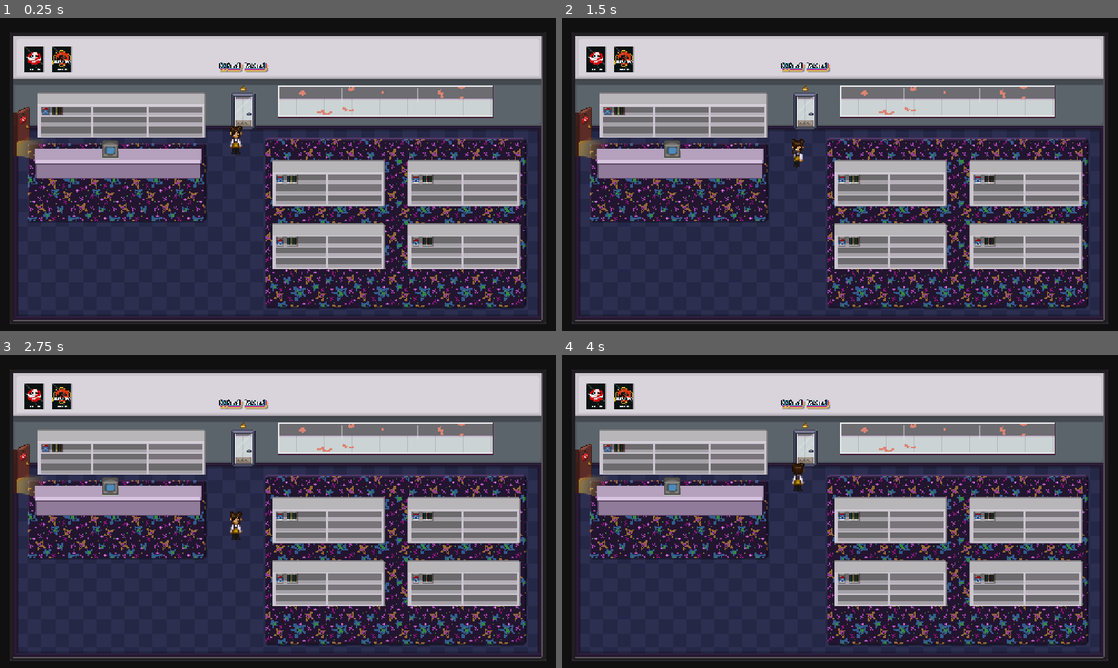
Above: before the commit, frames 1-4 (two rows, left to right).
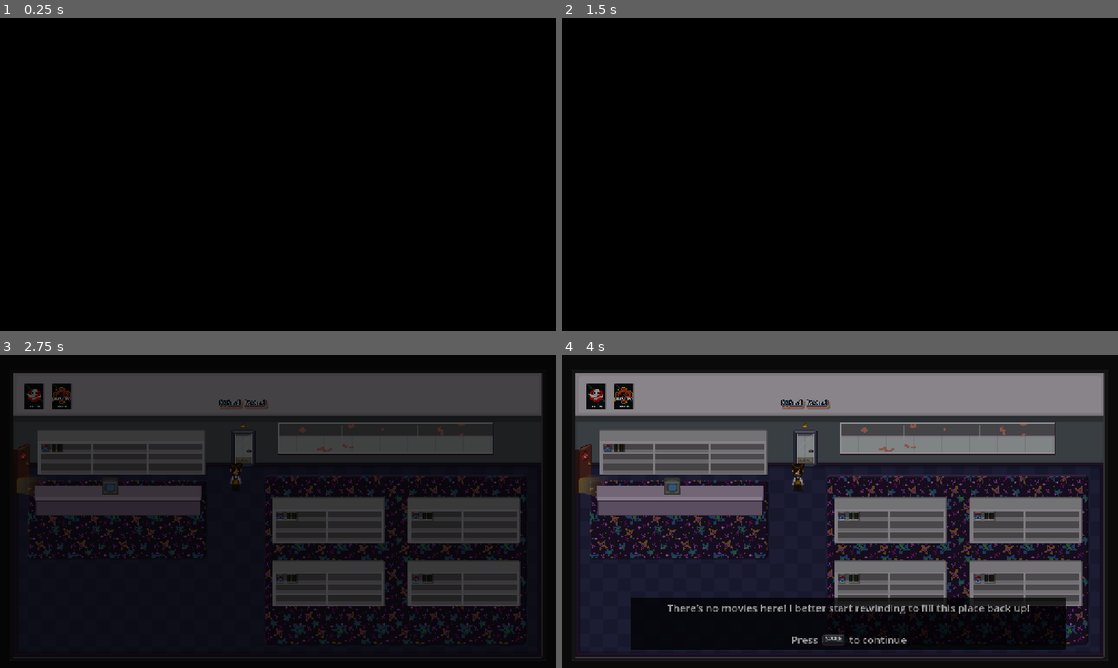
Above: after the commit, the same moments.

Repository: Sleeping-Robot-Games/video-planet
Game: Godot game, scene res://storefront/storefront.tscn
The game is run twice, just before and just after one commit, with the same random seed, the same clock (stepped at 60 frames per second) and the same inputs. This scene is started directly instead of the project's main scene.
Inputs:
- Up to frame 1 (0.25 s): no input
- Up to frame 2 (1.5 s): tap Enter (rewind) at 0.5 s; hold Right (dial_right) 0.53-1.28 s; tap 1 (1) at 0.6 s; tap 2 (2) at 0.8, 1.35 s; hold S (walk_down) from 1.28 s (still down)
- Up to frame 3 (2.75 s): tap 3 (3) at 1.55, 2.1 s; release S (walk_down) at 2.03 s; hold Right (dial_right) from 2.03 s (still down); tap 4 (4) at 2.3 s
- Up to frame 4 (4 s): tap Space (hit) at 2.75 s; release Right (dial_right) at 2.78 s; hold W (walk_up) 2.78-3.53 s; tap 4 (4) at 2.85 s; tap 5 (5) at 3.05, 3.6 s; hold Left (dial_left) from 3.53 s (still down); hold E (interact) from 3.53 s (still down)

The runs differ from the first frame. In frame 1, 89% of the frame differs, in the area x 1-99%, y 4-98%; in frame 2, 89%; in frame 3, 86%; in frame 4, 72%.

Commit message:
scaffold opening dialogue

Diff:
--- a/audio/audio.gd
+++ b/audio/audio.gd
@@ -95,9 +95,20 @@
 		sfx_player.bus = sfx_bus_lookup[track_name]
 	else:
 		sfx_player.bus = 'Master'
+	return sfx_player
 
 func play_random_sfx(track_name, parent = self, overrides = {}):
-	var sfx_player = create_sfx_player(track_name)
+	var tracks = g.files_in_dir('res://audio/sfx/', track_name)
+	var random_track = null
+	if tracks.size() > 0:
+		randomize()
+		random_track = tracks.pick_random()
+
+	if not random_track:
+		print('WARNING: play_random_sfx() failed to resolve random track for ', track_name)
+		return
+
+	var sfx_player = create_sfx_player(random_track)
 
 	# Position override
 	if overrides.has('position') and overrides.position:
@@ -107,30 +118,27 @@
 	if overrides.has('db') and overrides.db: # Override option for some specific event in game that different from the standard
 		sfx_player.volume_db = overrides.db
 	else: # Standard override mix for the track type in the sfx_db_override_values list
-		if track_name in sfx_db_override_values:
-			sfx_player.volume_db = sfx_db_override_values[track_name]
+		if random_track in sfx_db_override_values:
+			sfx_player.volume_db = sfx_db_override_values[random_track]
 		else:
-			push_warning("No standard db override mix for track ", track_name)
+			push_warning("No standard db override mix for track ", random_track)
 
 	# Pitch override
 	if overrides.has('pitch') and overrides.pitch:
 		sfx_player.pitch_scale = overrides.pitch
 	else:
-		if track_name in sfx_pitch_override_values:
-			var pitch_range = sfx_pitch_override_values[track_name]['pitch_range']
-			var base_pitch = sfx_pitch_override_values[track_name]['base_pitch']
+		if random_track in sfx_pitch_override_values:
+			var pitch_range = sfx_pitch_override_values[random_track]['pitch_range']
+			var base_pitch = sfx_pitch_override_values[random_track]['base_pitch']
 			sfx_player.pitch_scale = get_pitch(pitch_range, base_pitch)
 		else:
-			push_warning("No standard pitch override mix for track ", track_name)
+			push_warning("No standard pitch override mix for track ", random_track)
 
-	var tracks = g.files_in_dir('res://audio/sfx/', track_name+".wav")
-	if tracks.size() > 0:
-		randomize()
-		var random_track = tracks.pick_random()
-		sfx_player.stream = load('res://audio/sfx/' + random_track+".wav")
-		sfx_player.finished.connect(sfx_player.queue_free)
-		parent.add_child(sfx_player)
-		sfx_player.play()
+	# Play random track
+	sfx_player.stream = load('res://audio/sfx/' + random_track)
+	sfx_player.finished.connect(sfx_player.queue_free)
+	parent.add_child(sfx_player)
+	sfx_player.play()
 
 	# Returns a reference to the music player node for signals
 	return sfx_player
--- a/global.gd
+++ b/global.gd
@@ -1,5 +1,7 @@
 extends Node
 
+var is_new_game: bool = true
+var is_dialogue_open: bool = false
 
 func folders_in_dir(path: String) -> Array:
 	var folders = []
--- a/project.godot
+++ b/project.godot
@@ -36,6 +36,7 @@
 "res://customers/": "yellow",
 "res://movies/": "red",
 "res://storefront/": "blue",
+"res://storefront/dialogue/": "gray",
 "res://storefront/player/": "pink",
 "res://storefront/website/": "yellow",
 "res://title/": "teal"
@@ -118,6 +119,11 @@
 "events": [Object(InputEventKey,"resource_local_to_scene":false,"resource_name":"","device":0,"window_id":0,"alt_presse …(189 unchanged characters)…
 ]
 }
+continue={
+"deadzone": 0.2,
+"events": [Object(InputEventKey,"resource_local_to_scene":false,"resource_name":"","device":0,"window_id":0,"alt_pressed":false,"shift_pressed":false,"ctrl_pressed":false,"meta_pressed":false,"pressed":false,"keycode":0,"physical_keycode":32,"key_label":0,"unicode":0,"location":0,"echo":false,"script":null)
+]
+}
 
 [rendering]
 
--- /dev/null
+++ b/storefront/dialogue/dialogue.gd
@@ -0,0 +1,35 @@
+extends Panel
+
+@onready var player_msg: Label = $Player/VBoxContainer/Message
+@onready var player_continue: RichTextLabel = $Player/VBoxContainer/Continue
+
+func _input(event):
+	if event.is_action_pressed('continue') and visible and player_continue.visible:
+		perform_bounce()
+
+func set_player_message(msg: String) -> void:
+	g.is_dialogue_open = true
+	player_msg.text = msg
+	$Player.show()
+	show()
+
+func space_down() -> void:
+	player_continue.text = '[center]Press [img=60x30]res://storefront/dialogue/kb_space_down.png[/img] to continue[/center]'
+
+func space_up() -> void:
+	player_continue.text = '[center]Press [img=60x30]res://storefront/dialogue/kb_space_up.png[/img] to continue[/center]'
+
+func perform_bounce() -> void:
+	var original_position = global_position
+
+	var tween = get_tree().create_tween().set_parallel(true)
+	tween.tween_callback(space_down)
+	tween.tween_property(self, 'global_position', original_position - Vector2(0, 5), 0.1)
+	tween.chain().tween_property(self, 'global_position', original_position, 0.1)
+	tween.chain().tween_callback(space_up)
+	tween.chain().tween_interval(0.1)
+	tween.chain().tween_callback(close_dialogue)
+
+func close_dialogue() -> void:
+	hide()
+	g.is_dialogue_open = false
--- /dev/null
+++ b/storefront/dialogue/dialogue.tscn
@@ -0,0 +1,53 @@
+[gd_scene load_steps=3 format=3 uid="uid://cjbq7i68tenl6"]
+
+[ext_resource type="Script" uid="uid://cgj02qgl0ycij" path="res://storefront/dialogue/dialogue.gd" id="1_ky1ax"]
+
+[sub_resource type="StyleBoxFlat" id="StyleBoxFlat_ky1ax"]
+bg_color = Color(0, 0, 0, 0.7294118)
+
+[node name="Dialogue" type="Panel"]
+z_index = 2
+custom_minimum_size = Vector2(1000, 120)
+anchors_preset = 7
+anchor_left = 0.5
+anchor_top = 1.0
+anchor_right = 0.5
+anchor_bottom = 1.0
+offset_left = -500.0
+offset_top = -170.0
+offset_right = 500.0
+offset_bottom = -50.0
+grow_horizontal = 2
+grow_vertical = 0
+theme_override_styles/panel = SubResource("StyleBoxFlat_ky1ax")
+script = ExtResource("1_ky1ax")
+
+[node name="Player" type="MarginContainer" parent="."]
+layout_mode = 1
+anchors_preset = 15
+anchor_right = 1.0
+anchor_bottom = 1.0
+grow_horizontal = 2
+grow_vertical = 2
+theme_override_constants/margin_left = 8
+theme_override_constants/margin_top = 8
+theme_override_constants/margin_right = 8
+theme_override_constants/margin_bottom = 8
+
+[node name="VBoxContainer" type="VBoxContainer" parent="Player"]
+layout_mode = 2
+theme_override_constants/separation = 16
+
+[node name="Message" type="Label" parent="Player/VBoxContainer"]
+custom_minimum_size = Vector2(0, 57)
+layout_mode = 2
+theme_override_font_sizes/font_size = 24
+text = "Message"
+horizontal_alignment = 1
+
+[node name="Continue" type="RichTextLabel" parent="Player/VBoxContainer"]
+custom_minimum_size = Vector2(0, 34)
+layout_mode = 2
+theme_override_font_sizes/normal_font_size = 24
+bbcode_enabled = true
+text = "[center]Press [img=60x30]res://storefront/dialogue/kb_space_up.png[/img] to continue[/center]"
--- a/storefront/player/player.gd
+++ b/storefront/player/player.gd
@@ -7,6 +7,11 @@
 var last_direction := Vector2.DOWN
 
 func _physics_process(_delta: float) -> void:
+	if g.is_dialogue_open:
+		if not anim_player.current_animation.begins_with('idle_'):
+			play_idle_animation(last_direction)
+		return
+
 	var input_vector := Vector2.ZERO
 	input_vector.x = Input.get_action_strength("walk_right") - Input.get_action_strength("walk_left")
 	input_vector.y = Input.get_action_strength("walk_down") - Input.get_action_strength("walk_up")
--- a/storefront/storefront.gd
+++ b/storefront/storefront.gd
@@ -3,8 +3,18 @@
 @onready var backroom_label = $Backroomdoor/BackroomLabel
 
 func _ready() -> void:
-	#NameGenerator.initialize() # TODO move to Title screen for prod build (must only be called once)
-	pass
+	if g.is_new_game:
+		g.is_dialogue_open = true
+		$FadeBlack.color = Color.BLACK
+		$FadeBlack.show()
+		var tween = get_tree().create_tween()
+		tween.tween_interval(1.5)
+		tween.tween_callback(a.play_random_sfx.bind('storefront_door_entry'))
+		tween.tween_property($FadeBlack, 'modulate:a', 0.5, 2)
+		tween.tween_callback($Dialogue.set_player_message.bind('There’s no movies here! I better start rewinding to fill this place back up!'))
+		tween.tween_property($FadeBlack, 'modulate:a', 0.0, 2)
+		tween.tween_callback($FadeBlack.hide)
+		g.is_new_game = false
 
 func _unhandled_input(event: InputEvent) -> void:
 	if event.is_action_pressed("interact") and backroom_label.visible:
--- a/storefront/storefront.tscn
+++ b/storefront/storefront.tscn
@@ -18,6 +18,7 @@
 [ext_resource type="PackedScene" uid="uid://x2l0pltsea0m" path="res://storefront/player/player.tscn" id="14_s766h"]
 [ext_resource type="Texture2D" uid="uid://bt0r07rt4b8tn" path="res://storefront/shelflong.png" id="15_k10vf"]
 [ext_resource type="PackedScene" uid="uid://bahogvabt6amf" path="res://storefront/website/website.tscn" id="17_qepj0"]
+[ext_resource type="PackedScene" uid="uid://cjbq7i68tenl6" path="res://storefront/dialogue/dialogue.tscn" id="19_ur6w1"]
 
 [sub_resource type="TileSetAtlasSource" id="TileSetAtlasSource_a6yji"]
 texture = ExtResource("2_da638")
@@ -280,12 +281,36 @@
 
 [node name="Website" parent="." instance=ExtResource("17_qepj0")]
 visible = false
-z_index = 2
+z_index = 3
 offset_left = 0.0
 offset_top = 0.0
 offset_right = 1280.0
 offset_bottom = 720.0
 scale = Vector2(0.5, 0.5)
 
+[node name="FadeBlack" type="ColorRect" parent="."]
+visible = false
+z_index = 4
+custom_minimum_size = Vector2(1280, 720)
+offset_right = 40.0
+offset_bottom = 40.0
+scale = Vector2(0.5, 0.5)
+color = Color(0, 0, 0, 1)
+
+[node name="Dialogue" parent="." instance=ExtResource("19_ur6w1")]
+visible = false
+anchors_preset = 0
+anchor_left = 0.0
+anchor_top = 0.0
+anchor_right = 0.0
+anchor_bottom = 0.0
+offset_left = 79.5
+offset_top = 278.5
+offset_right = 1079.5
+offset_bottom = 398.5
+grow_horizontal = 1
+grow_vertical = 1
+scale = Vector2(0.5, 0.5)
+
 [connection signal="body_entered" from="Backroomdoor/BackRoomDoorArea2D" to="." method="_on_back_room_door_area_2d_body_entered"]
 [connection signal="body_exited" from="Backroomdoor/BackRoomDoorArea2D" to="." method="_on_back_room_door_area_2d_body_exited"]
--- a/storefront/website/computer.gd
+++ b/storefront/website/computer.gd
@@ -3,7 +3,7 @@
 @onready var website: ColorRect = $'../../Website'
 
 func _input(event):
-	if event.is_action_pressed("interact") and $PressKey.visible:
+	if event.is_action_pressed('interact') and $PressKey.visible:
 		website.open_by_storefront_computer()
 
 
Not shown, added: storefront/dialogue/dialogue.gd.uid
Binary file added: storefront/dialogue/kb_space_down.png
Not shown, added: storefront/dialogue/kb_space_down.png.import
Binary file added: storefront/dialogue/kb_space_up.png
Not shown, added: storefront/dialogue/kb_space_up.png.import
Not shown: 1 places in storefront/storefront.tscn that only renumber resources
